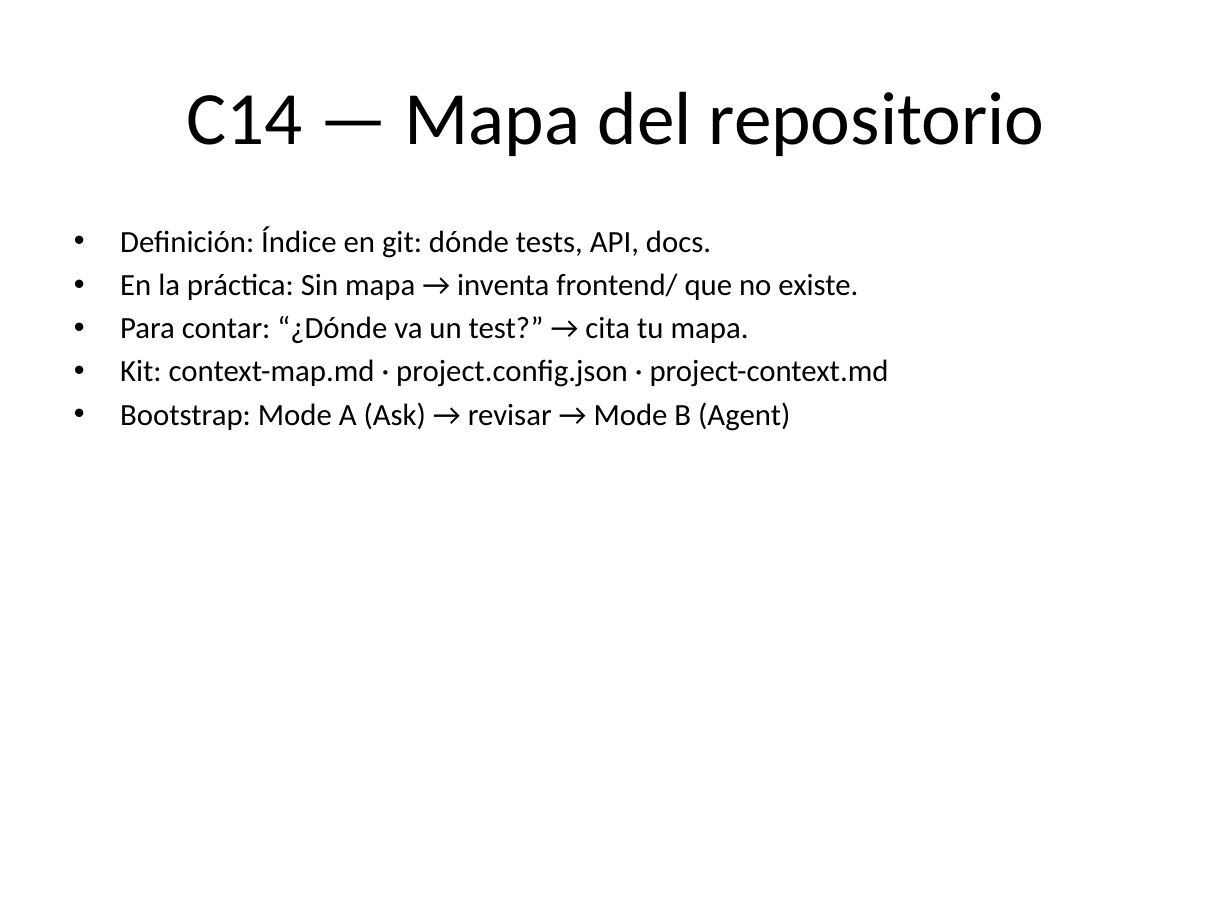
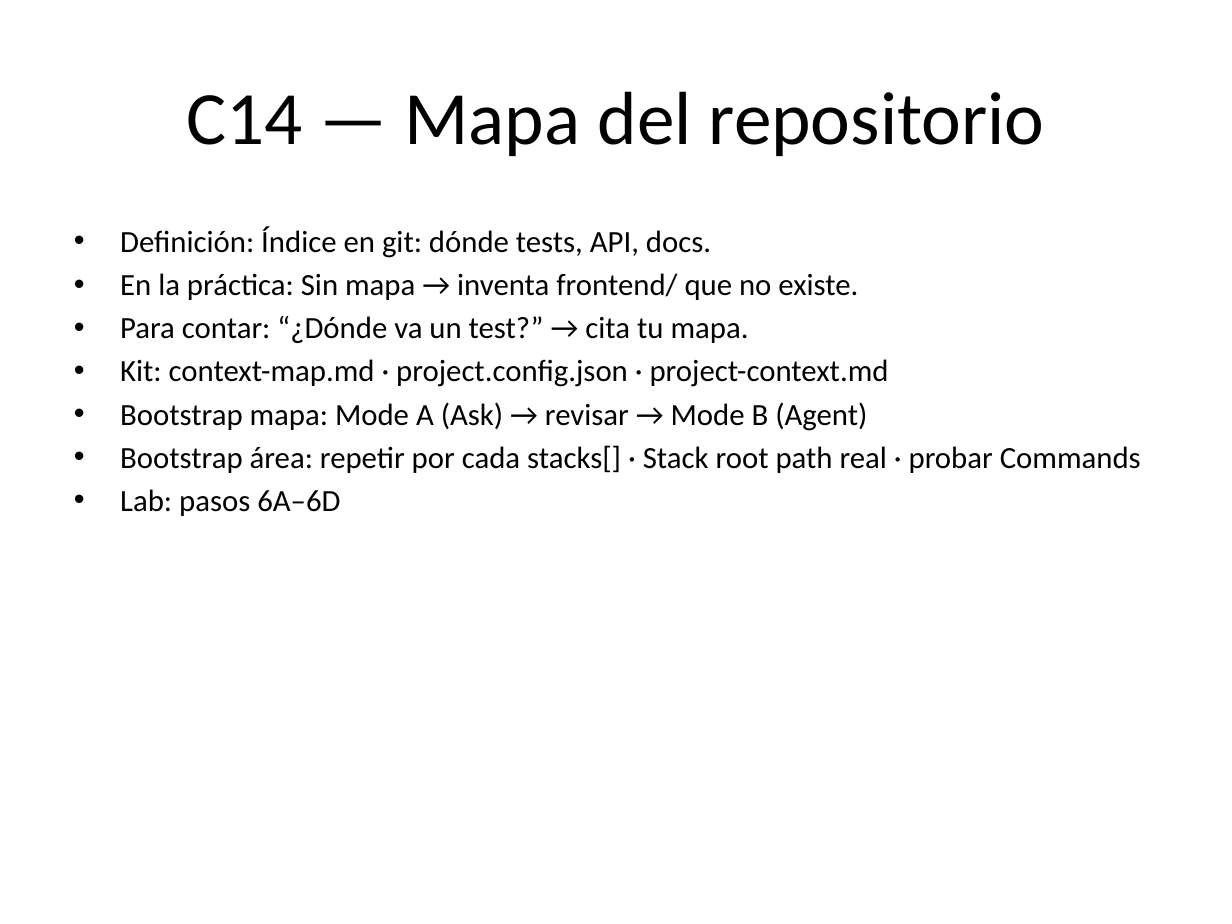
Before and after one commit to elmauro/project-foundation-template, a slide deck: slide 21 of docs/training/ai-with-cursor/slides/curso-completo.pptx. Drawn at 1232x924 pixels with LibreOffice and Linux fonts; fonts in the diff are those of the drawing. Boxes give left, top, right and bottom in pixels: in the first picture for what was removed or moved away, otherwise in the second. Text is boxed around its words. In the diff, an @@ line names an element or a change of style, - is before the commit and + after.

```diff
--- a/docs/training/ai-with-cursor/slides/curso-completo.pptx
+++ b/docs/training/ai-with-cursor/slides/curso-completo.pptx
@@ text at <box>120,402,1141,516</box>: text changed @@
-• Bootstrap: Mode A (Ask) → revisar → Mode B (Agent)
+• Bootstrap mapa: Mode A (Ask) → revisar → Mode B (Agent)
+• Bootstrap área: repetir por cada stacks[] · Stack root path real · probar Commands
+• Lab: pasos 6A–6D
```
Also in this commit, not shown: 2 other slides changed, 2 slides added, 12 other files.
